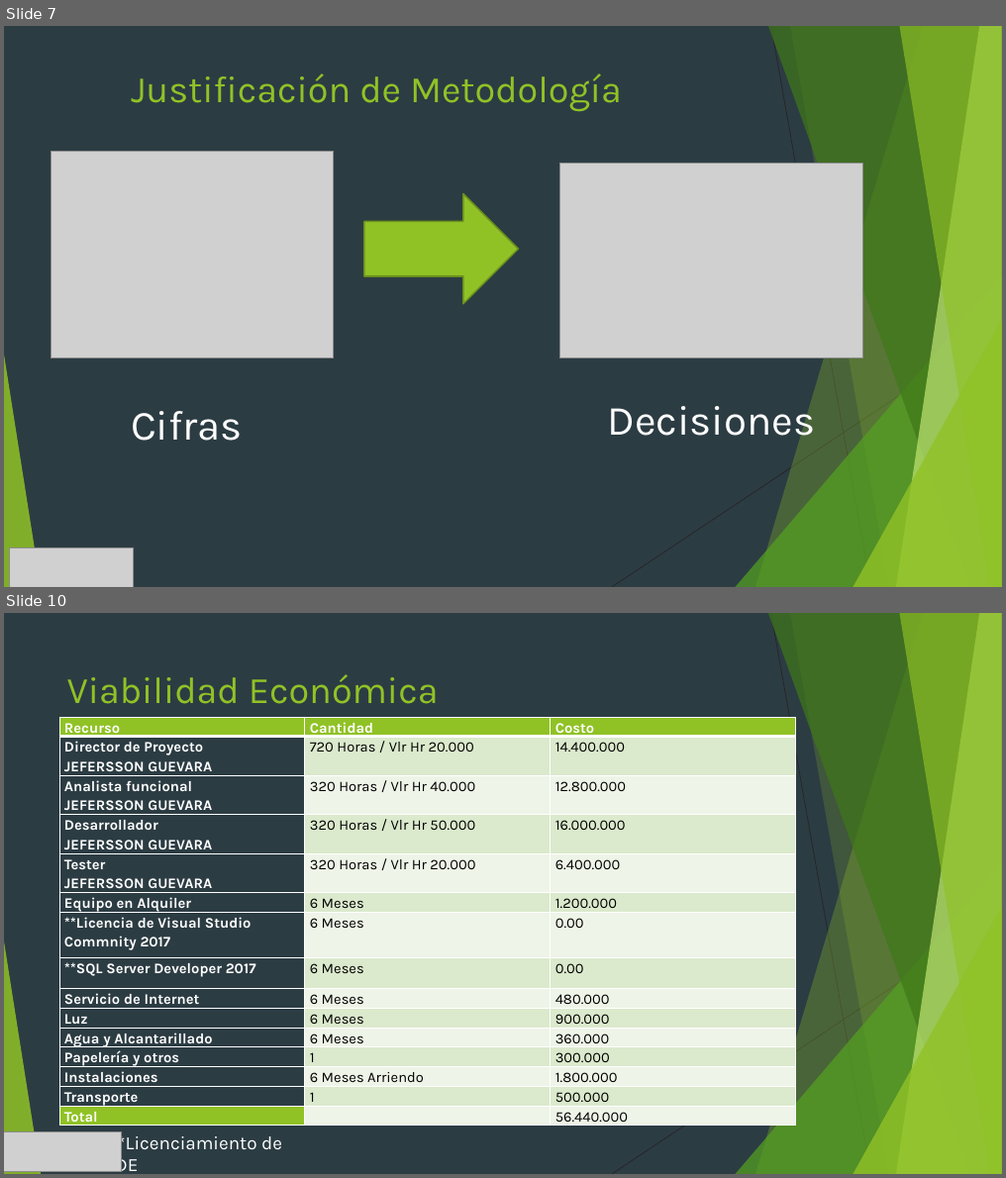
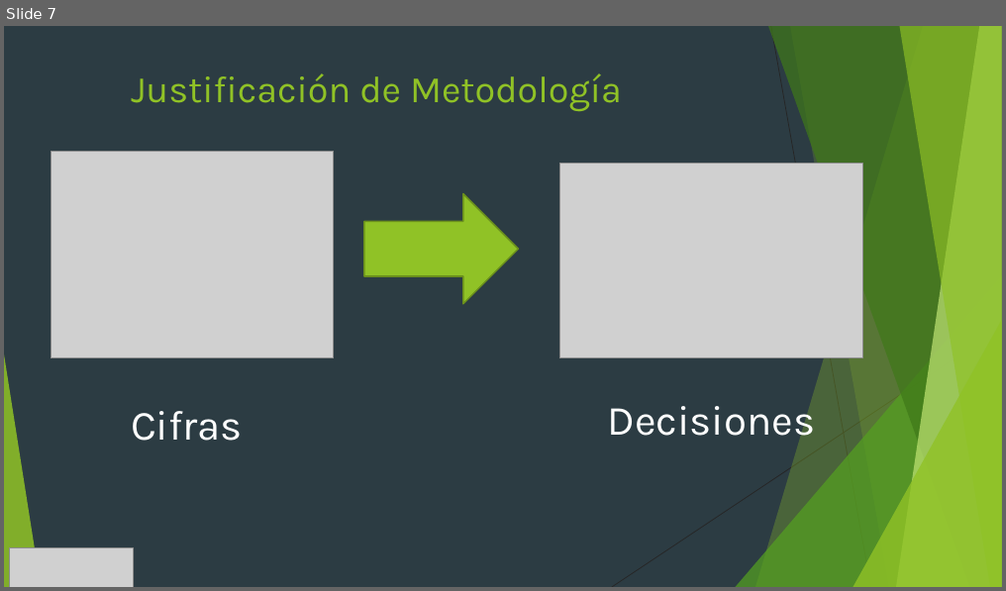
Before and after one commit to JefersonGuevara/Cru_Portal, a slide deck: Documentacion/SISTEMA DE INFORMACIÓN PARA LA GESTIÓN DE ADMISIONES.pptx. Shown one above the other, each under a label of ours: slides 7 and 10 before the commit, slide 7 after it; the slides between them are not shown. The pictures are 1006x1178 and 1006x591 pixels, drawn with LibreOffice and Linux fonts; fonts in the diff are those of the drawing; grey boxes stand for pictures. Boxes give left, top, right and bottom in pixels: in the first picture for what was removed or moved away, otherwise in the second. Text is boxed around its words. In the diff, an @@ line names an element or a change of style, - is before the commit and + after.

```diff
--- a/Documentacion/SISTEMA DE INFORMACIÓN PARA LA GESTIÓN DE ADMISIONES.pptx
+++ b/Documentacion/SISTEMA DE INFORMACIÓN PARA LA GESTIÓN DE ADMISIONES.pptx
@@ slide 10 removed at (x1=4, y1=613, x2=1002, y2=1174), background #2C3C43; not listed: 10 template elements that a slide beside it also shows @@
@@ title removed at (x1=67, y1=674, x2=439, y2=704) @@
-Viabilidad Económica
@@ table removed at (x1=59, y1=717, x2=796, y2=1136), 15 rows, 3 columns @@
-Recurso | Cantidad | Costo
-Director de Proyecto / JEFERSSON GUEVARA | 720 Horas / Vlr Hr 20.000 | 14.400.000
-Analista funcional / JEFERSSON GUEVARA | 320 Horas / Vlr Hr 40.000 | 12.800.000
-Desarrollador / JEFERSSON GUEVARA | 320 Horas / Vlr Hr 50.000 | 16.000.000
-Tester / JEFERSSON GUEVARA | 320 Horas / Vlr Hr 20.000 | 6.400.000
-Equipo en Alquiler | 6 Meses | 1.200.000
-**Licencia de Visual Studio / Commnity 2017 | 6 Meses | 0.00
-**SQL Server Developer 2017 | 6 Meses | 0.00
-Servicio de Internet | 6 Meses | 480.000
-Luz | 6 Meses | 900.000
-Agua y Alcantarillado | 6 Meses | 360.000
-Papelería y otros | 1 | 300.000
-Instalaciones | 6 Meses Arriendo | 1.800.000
-Transporte | 1 | 500.000
-Total |  | 56.440.000
@@ picture removed at (x1=4, y1=1133, x2=122, y2=1172) @@
@@ text removed at (x1=110, y1=1133, x2=282, y2=1174) @@
-**Licenciamiento de IDE
```
Also in this commit, not shown: 7 slides changed, 8 other slides removed, 1 other file.
